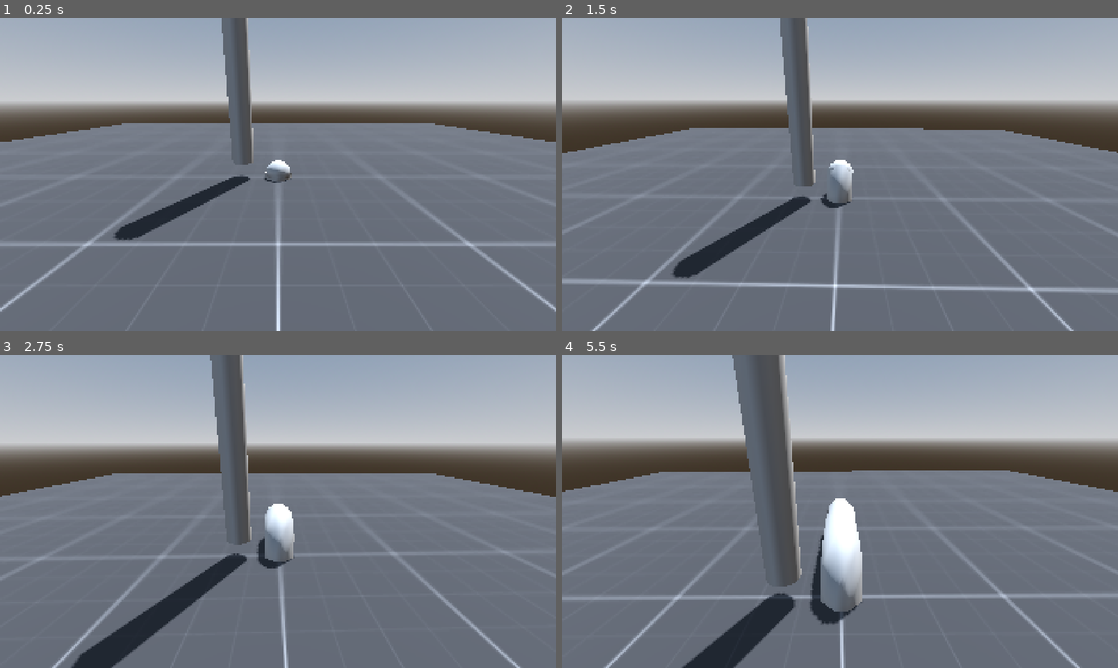
Above: before the commit, frames 1-4 (two rows, left to right).
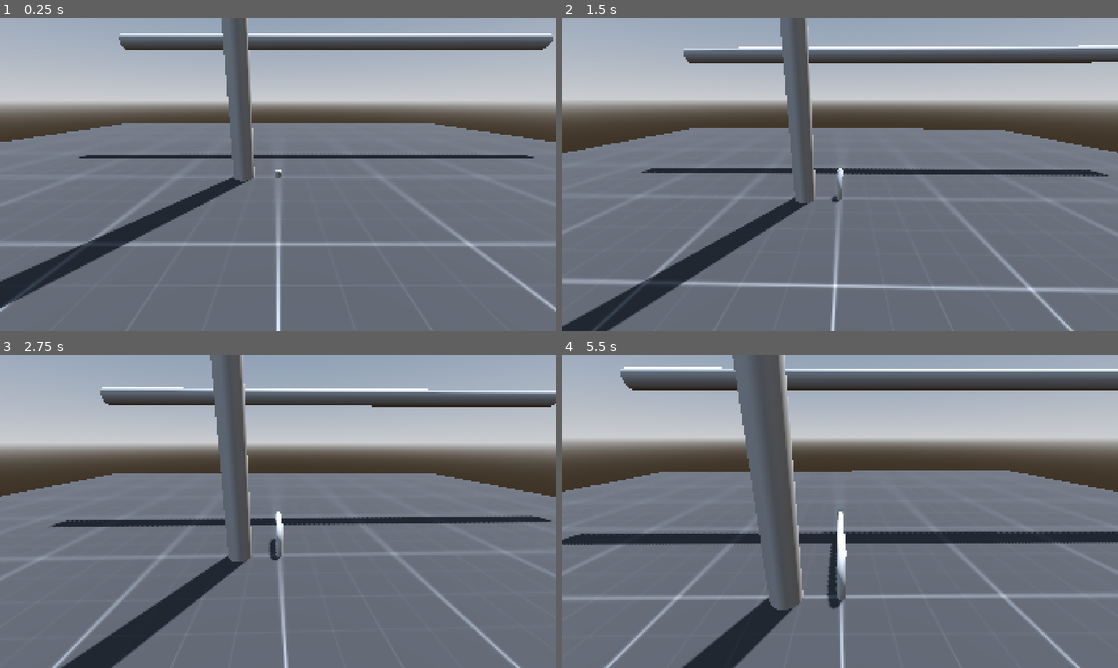
Above: after the commit, the same moments.

Repository: Bartticus/godot-wild-jam-79
Game: Godot game, scene res://Scenes/test_scene.tscn
The game is run twice, just before and just after one commit, with the same random seed, the same clock (stepped at 60 frames per second) and the same inputs.
Inputs (mouse positions are in pixels of both pictures, inside the frame that each line leads up to):
- Up to frame 1 (0.25 s): no input
- Up to frame 2 (1.5 s): tap Enter (ui_accept) at 0.5, 0.77 s; move the mouse to (867, 174) at 0.52 s; press the mouse at (867, 174) at 0.53 s; hold W (move_forward) from 0.53 s (still down); move the mouse to (812, 174) at 1.27 s; release the mouse at (812, 174) at 1.28 s; click (812, 174) at 1.35 s
- Up to frame 3 (2.75 s): keep holding W (move_forward); tap Enter (ui_accept) at 1.52 s; move the mouse to (289, 505) at 2.02 s; press the mouse at (289, 505) at 2.03 s
- Up to frame 4 (5.5 s): keep holding W (move_forward); move the mouse to (834, 517) at 2.77 s; release the mouse at (834, 517) at 2.78 s; click (834, 517) at 2.85 s; tap Enter (ui_accept) at 3.02, 3.77, 4.52 s; move the mouse to (878, 514) at 3.52 s; press the mouse at (878, 514) at 3.53 s; move the mouse to (795, 508) at 4.27 s; release the mouse at (795, 508) at 4.28 s; click (795, 508) at 4.35 s; move the mouse to (845, 511) at 5.02 s; press the mouse at (845, 511) at 5.03 s

The runs differ from the first frame. In frame 1, 6.4% of the frame differs, in the area x 0-100%, y 4-93%; in frame 2, 7.1%; in frame 3, 6.7%; in frame 4, 11%, in the area x 0-100%, y 3-87%.

Commit message:
Less girth

Diff:
--- a/Scenes/test_scene.tscn
+++ b/Scenes/test_scene.tscn
@@ -28,10 +28,10 @@
 size = Vector3(50, 2, 50)
 
 [sub_resource type="CylinderShape3D" id="CylinderShape3D_r5l72"]
-height = 8.0
+height = 30.0
 
 [sub_resource type="CylinderMesh" id="CylinderMesh_50ct6"]
-height = 8.0
+height = 30.0
 
 [node name="TestScene" type="Node3D"]
 
@@ -65,4 +65,16 @@
 mesh = SubResource("CylinderMesh_50ct6")
 skeleton = NodePath("../CollisionShape3D")
 
+[node name="StaticBody3D3" type="StaticBody3D" parent="World"]
+transform = Transform3D(-4.37114e-08, -1, 0, 1, -4.37114e-08, 0, 0, 0, 1, 3.99548, 8.47009, -7.56473)
+collision_layer = 2
+collision_mask = 2
+
+[node name="CollisionShape3D" type="CollisionShape3D" parent="World/StaticBody3D3"]
+shape = SubResource("CylinderShape3D_r5l72")
+
+[node name="MeshInstance3D" type="MeshInstance3D" parent="World/StaticBody3D3"]
+mesh = SubResource("CylinderMesh_50ct6")
+skeleton = NodePath("../CollisionShape3D")
+
 [node name="VinePath" parent="." instance=ExtResource("2_r5l72")]
--- a/Scenes/vine_path.gd
+++ b/Scenes/vine_path.gd
@@ -44,12 +44,12 @@
 
 func iterate_directional_influence(input, delta):
 	var current_influence = influence_dictionary[input]
-	var delta_multiplier = 1
+	var delta_multiplier = 1.0
 	if Input.is_action_pressed(input):
 		var new_influence_amount = (current_influence + (delta * delta_multiplier))
 		influence_dictionary.set(input, [new_influence_amount, 1].min())
 	else:
-		var new_influence_amount = (current_influence - (delta * delta_multiplier))
+		var new_influence_amount = (current_influence - (delta * (delta_multiplier / 2)))
 		influence_dictionary.set(input, [new_influence_amount, 0].max())
 
 func calculate_x_axis(delta):
--- a/Scenes/vine_path.tscn
+++ b/Scenes/vine_path.tscn
@@ -11,10 +11,11 @@
 point_count = 1
 
 [sub_resource type="SphereShape3D" id="SphereShape3D_i67k4"]
+radius = 0.15
 
 [sub_resource type="SphereMesh" id="SphereMesh_i67k4"]
-radius = 0.6
-height = 1.2
+radius = 0.15
+height = 0.3
 
 [node name="VinePath" type="Path3D"]
 curve = SubResource("Curve3D_r5l72")
@@ -22,11 +23,11 @@
 
 [node name="CSGPolygon3D" type="CSGPolygon3D" parent="."]
 use_collision = true
-polygon = PackedVector2Array(-0.613515, 0.200746, -0.207512, 0.606748, 0.171423, 0.606748, 0.622537, 0.209768, 0.63156, -0.17819, 0.189468, -0.620282, -0.189468, -0.620282, -0.622537, -0.196235)
+polygon = PackedVector2Array(-0.137531, 0.0508929, -0.0694265, 0.134122, 0.0711122, 0.134593, 0.132261, 0.0569297, 0.122923, -0.0827187, 0.0537749, -0.141041, -0.0669762, -0.137534, -0.13089, -0.0813054)
 mode = 2
 path_node = NodePath("..")
 path_interval_type = 0
-path_interval = 1.0
+path_interval = 0.9
 path_simplify_angle = 0.0
 path_rotation = 2
 path_rotation_accurate = false
